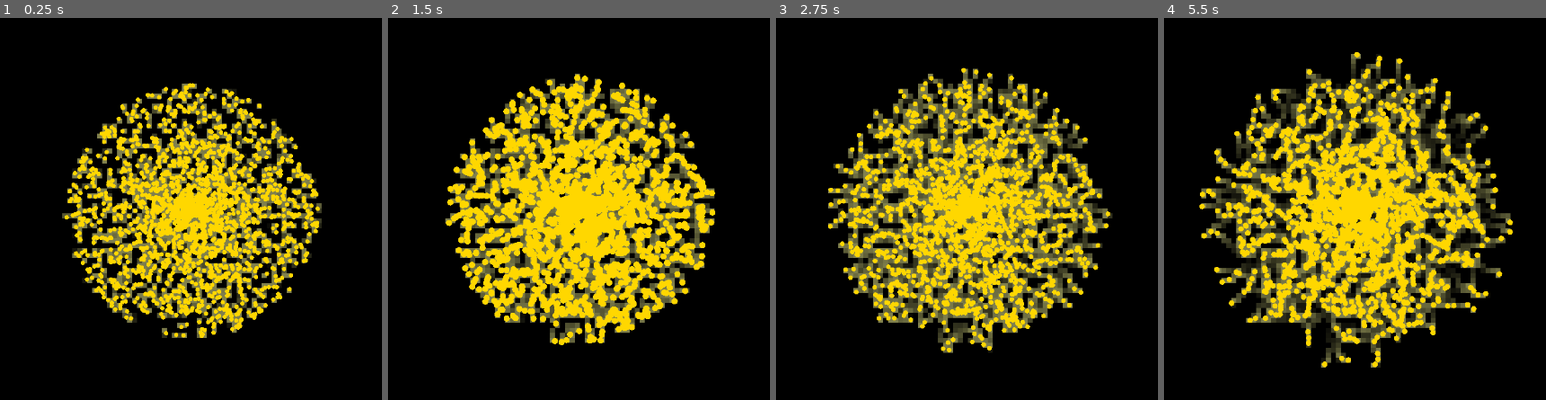
Above: before the commit, frames 1-4 (left to right).
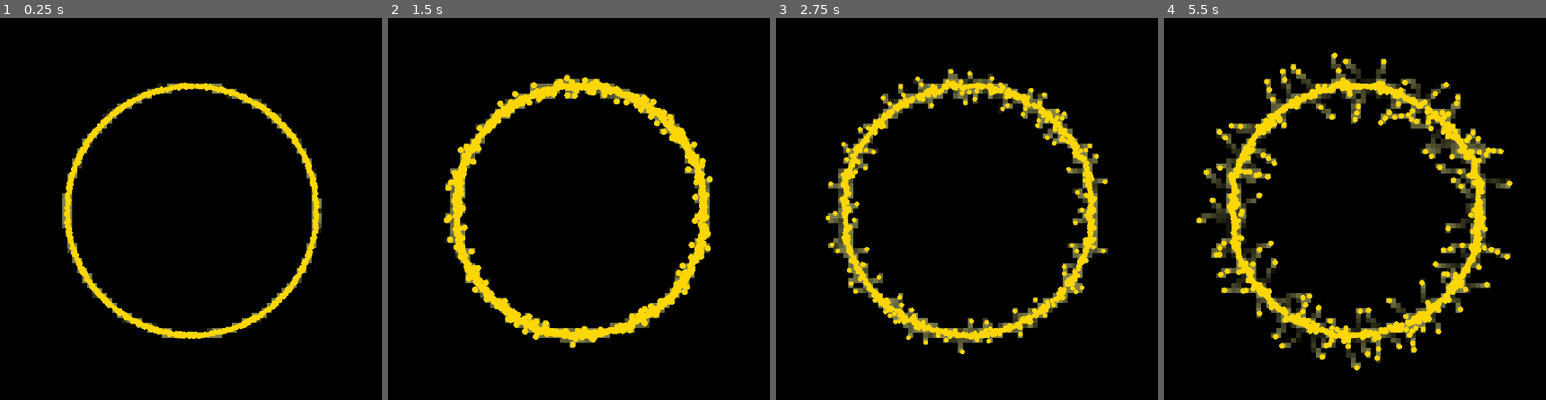
Above: after the commit, the same moments.

Repository: RocketKiers/Slime-mold-algorithm-visualization
Game: Godot game, scene res://main_world.tscn
Two runs of this game, one before a commit and one after it. Both use one fixed random seed, a clock stepped at 60 frames per second and the inputs below.
Inputs:
- Up to frame 1 (0.25 s): no input
- Up to frame 2 (1.5 s): no input
- Up to frame 3 (2.75 s): no input
- Up to frame 4 (5.5 s): no input

The runs differ from the first frame. In frame 1, 27% of the frame differs, in the area x 16-85%, y 16-85%; in frame 2, 32%; in frame 3, 35%; in frame 4, 40%, in the area x 8-92%, y 8-93%.

Commit message:
Revert "played with values of course - compared online demo"
This reverts commit e93532820aa8cd8adce5e2ffad0a3cd56047c54e.

Diff:
--- a/main_world.tscn
+++ b/main_world.tscn
@@ -4,3 +4,4 @@
 
 [node name="Node2D" type="Node2D"]
 script = ExtResource("1_v35sv")
+number_of_agents = 1000
--- a/scripts/main.gd
+++ b/scripts/main.gd
@@ -48,29 +48,29 @@
 	_initialize_agents()
 	randomize()
 
-
 func _initialize_agents():
+
+	# Get the area where agents can start (the screen size)(has a .x and .y exstension)
 	var screen_size = get_viewport_rect().size
-	var center = screen_size / 2
-	var max_radius = 200.0
-
+
+	# Loop to create and add the agents
 	for i in number_of_agents:
-		# 1. Generate a random angle and a random radius
-		# randf() naturally creates higher density in the center
-		var angle = randf() * TAU
-		var radius = randf() * max_radius
-
-		# 2. Calculate position using Vector2 math
-		var start_position = center + Vector2.from_angle(angle) * radius
-
-		# Point the agent away from the center
-		var away_from_center = angle
-		# Add a small random offset (e.g., +/- 45 degrees) so they don't move in a perfect line
-		var variation = randf_range(-PI/4, PI/4)
-		var final_direction = away_from_center + variation
-
-		var agent = Agent.new(start_position, final_direction, AGENT_SPEED)
-
+
+		var middle_x = screen_size.x / 2 #middle point of the screen
+		var middle_y = screen_size.y / 2 #middle part of the screen
+		var fixed_direction = i * 360.0 / number_of_agents  # angle in degrees, loops through 360 degrees the the amount of agents you have
+		var radius = 200 #how far from the middle point the agents spawn
+		var angle = deg_to_rad(fixed_direction)  # convert degrees to radians
+		var start_x = middle_x + cos(angle) * radius #don't know how this works
+		var start_y = middle_y + sin(angle) * radius #don't know how this works
+		var start_position = Vector2(start_x, start_y)
+
+		# 2. Spawn the agents in random directions (from 0 to 2*PI, aka TAU)
+		var random_direction = randf_range(0.0, TAU)
+		# 3. spawn a new agent
+		var agent = Agent.new(start_position, random_direction, AGENT_SPEED)
+
+		# 4. Add the agent to the array
 		agents.append(agent)
 
 	print("Initialized %s agents." % agents.size())
